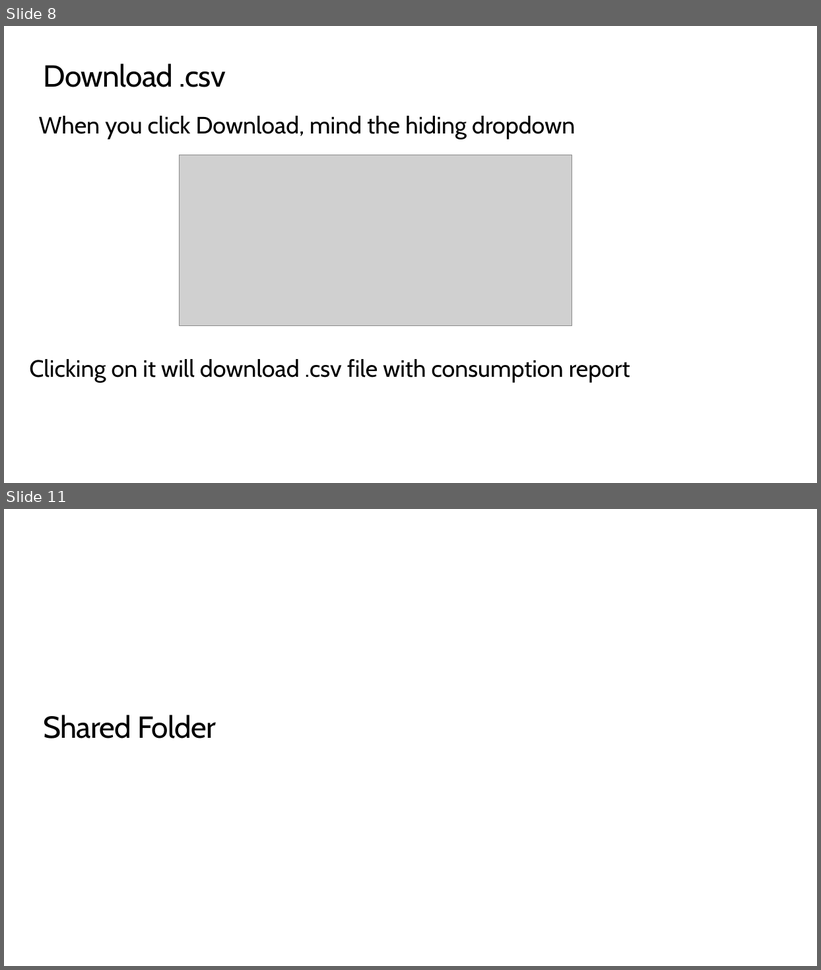
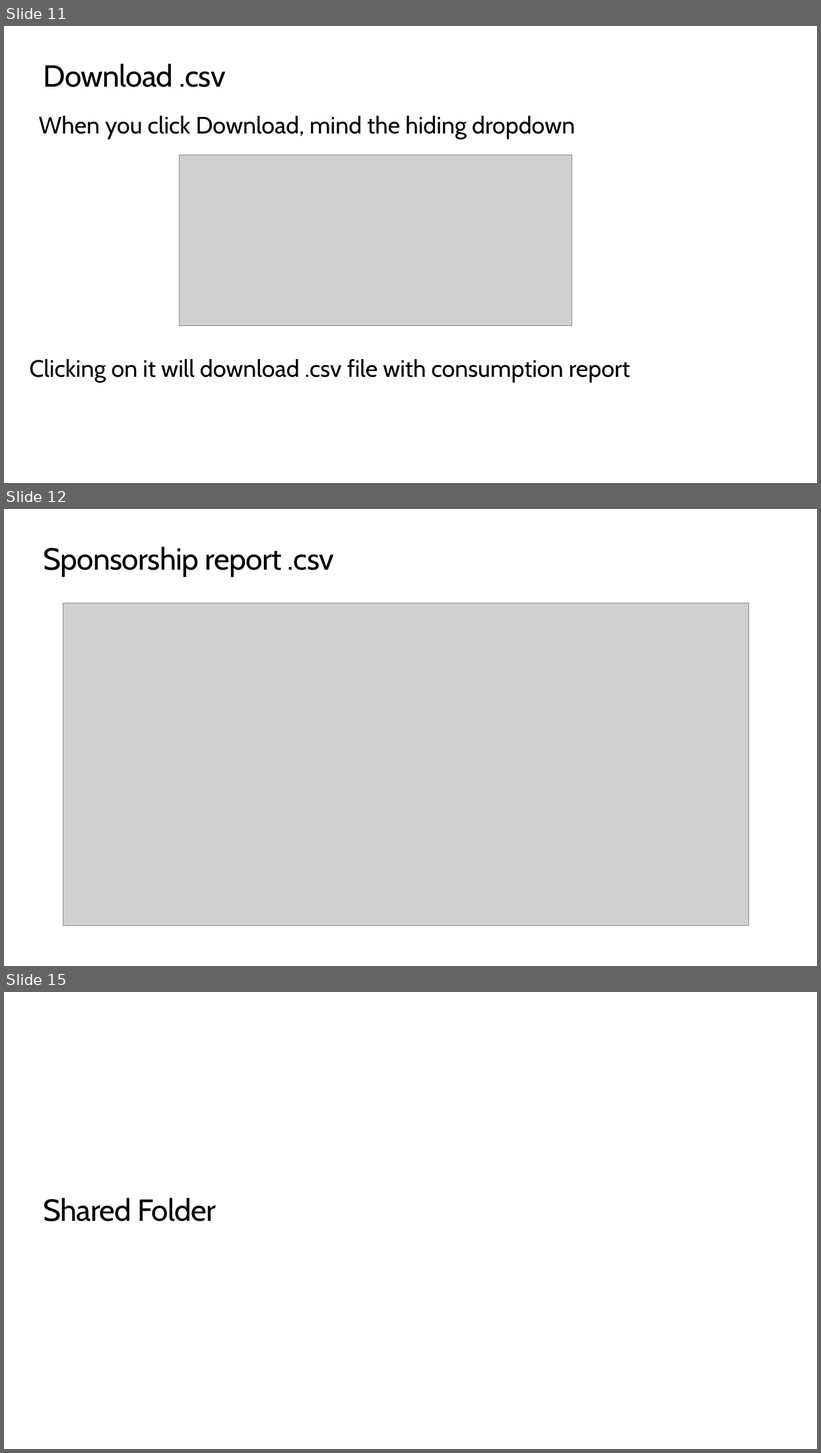
Before and after one commit to peterperov/MSFTCSA, a slide deck: 126-AzureCost/Azure Cost PBI BootCamp.pptx. Shown one above the other, each under a label of ours: slides 8 and 11 before the commit, slides 11, 12 and 15 after it; the slides between them are not shown. The pictures are 821x970 and 821x1453 pixels, drawn with LibreOffice and Linux fonts; fonts in the diff are those of the drawing; grey boxes stand for pictures; background and template pictures are left out. Boxes give left, top, right and bottom in pixels: in the first picture for what was removed or moved away, otherwise in the second. Text is boxed around its words. In the diff, an @@ line names an element or a change of style, - is before the commit and + after.

```diff
--- a/126-AzureCost/Azure Cost PBI BootCamp.pptx
+++ b/126-AzureCost/Azure Cost PBI BootCamp.pptx
@@ slide 12 added at <box>4,509,817,966</box>, background #FFFFFF @@
@@ title added at <box>43,547,334,577</box>, 36 pt, text #000000 @@
+Sponsorship report .csv
@@ picture added at <box>63,603,748,925</box> @@
@@ what was slide 8 is now slide 11 @@
@@ what was slide 11 is now slide 15 @@
```
Also in this commit, not shown: 2 slides changed, 5 other slides added, 2 slides removed, 3 other files.
